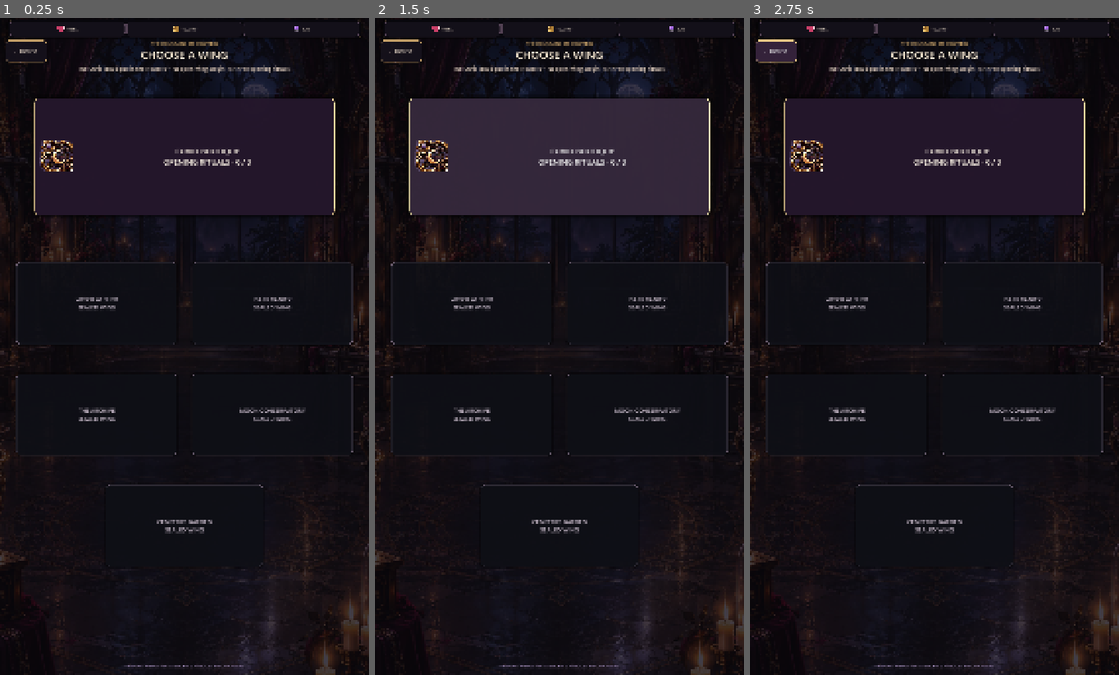
Above: before the commit, frames 1-3 (left to right).
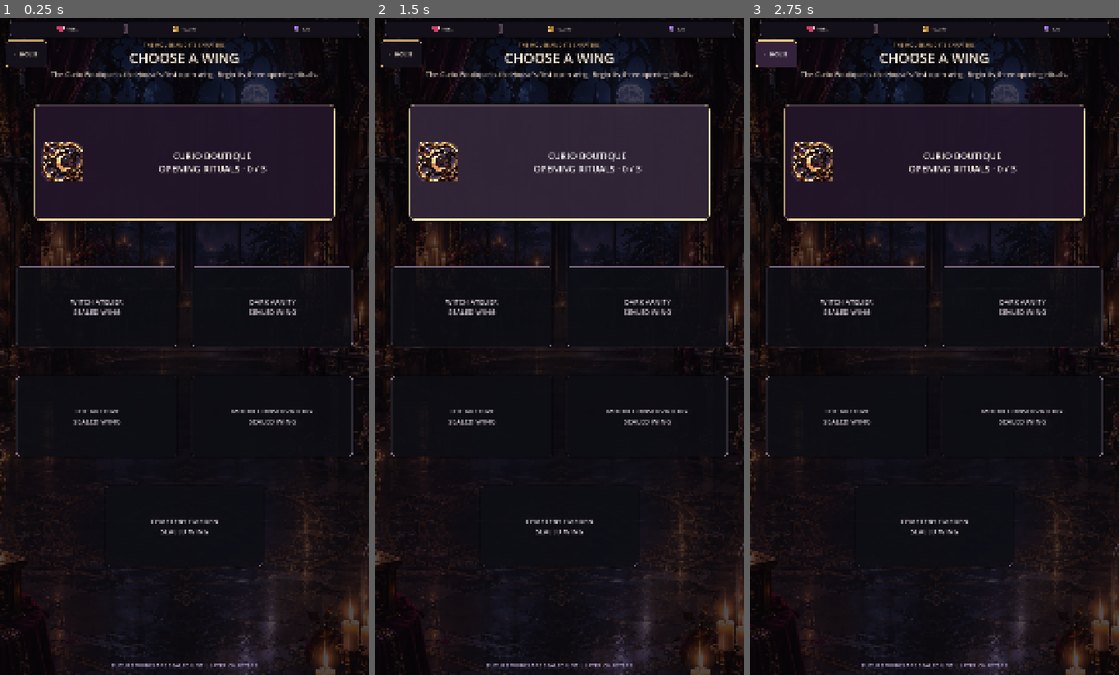
Above: after the commit, the same moments.

Repository: Jay-prodesign/akilta-match3
Game: Godot game, scene res://src/ui/map/chapter_select.tscn
Same seed, same stepped clock (60 frames per second), same inputs: the game is played once before the commit and once after it. This scene is started directly instead of the project's main scene.
Inputs:
- Up to frame 1 (0.25 s): no input
- Up to frame 2 (1.5 s): click "‹ HOUSE" at 0.5 s; click "CURIO BOUTIQUE OPENING RITUAL…" at 1.25 s
- Up to frame 3 (2.75 s): click "‹ HOUSE" at 2 s

The runs differ from the first frame. In frame 1, 5.4% of the frame differs, in the area x 1-96%, y 3-99%; in frame 2, 5.8%; in frame 3, 5.5%.

Commit message:
Raise S02 chapter hierarchy and phone readability

Diff:
--- a/src/ui/map/chapter_select.gd
+++ b/src/ui/map/chapter_select.gd
@@ -45,7 +45,7 @@
 	world_art.texture = ScreenArt.texture("chapters_bg_curio_house")
 	world_art.expand_mode = TextureRect.EXPAND_IGNORE_SIZE
 	world_art.stretch_mode = TextureRect.STRETCH_KEEP_ASPECT_COVERED
-	world_art.modulate = Color(0.88, 0.84, 0.96, 0.90)
+	world_art.modulate = Color(0.96, 0.92, 1.0, 0.98)
 	add_child(world_art)
 	move_child(world_art, 0)
 
@@ -54,7 +54,7 @@
 	veil.set_anchors_and_offsets_preset(Control.PRESET_FULL_RECT)
 	veil.mouse_filter = Control.MOUSE_FILTER_IGNORE
 	veil.z_index = 0
-	veil.color = Color(0.025, 0.02, 0.05, 0.24)
+	veil.color = Color(0.025, 0.02, 0.05, 0.16)
 	add_child(veil)
 
 	_resource_bar = TopResourceBar.attach(self, progress)
@@ -94,7 +94,7 @@
 	var eyebrow := Label.new()
 	eyebrow.text = "THE HOUSE AND ITS CHAPTERS"
 	eyebrow.horizontal_alignment = HORIZONTAL_ALIGNMENT_CENTER
-	eyebrow.add_theme_font_size_override("font_size", 13)
+	eyebrow.add_theme_font_size_override("font_size", 16)
 	eyebrow.add_theme_color_override("font_color", Color("#D5AD70"))
 	eyebrow.add_theme_color_override("font_outline_color", Color("#080710", 0.92))
 	eyebrow.add_theme_constant_override("outline_size", 3)
@@ -103,7 +103,7 @@
 	var title := Label.new()
 	title.text = "CHOOSE A WING"
 	title.horizontal_alignment = HORIZONTAL_ALIGNMENT_CENTER
-	title.add_theme_font_size_override("font_size", 32)
+	title.add_theme_font_size_override("font_size", 40)
 	title.add_theme_color_override("font_color", Color("#FFF0D8"))
 	title.add_theme_color_override("font_outline_color", Color("#080710", 0.94))
 	title.add_theme_constant_override("outline_size", 4)
@@ -117,7 +117,7 @@
 	detail.name = "ChapterSummary"
 	detail.horizontal_alignment = HORIZONTAL_ALIGNMENT_CENTER
 	detail.autowrap_mode = TextServer.AUTOWRAP_WORD_SMART
-	detail.add_theme_font_size_override("font_size", 16)
+	detail.add_theme_font_size_override("font_size", 20)
 	detail.add_theme_color_override("font_color", Color("#F0DCCB"))
 	detail.add_theme_color_override("font_outline_color", Color("#080710", 0.86))
 	detail.add_theme_constant_override("outline_size", 2)
@@ -144,10 +144,10 @@
 		button.custom_minimum_size = Vector2.ZERO
 		button.expand_icon = true
 		button.icon_alignment = HORIZONTAL_ALIGNMENT_LEFT
-		button.add_theme_font_size_override("font_size", 20 if id == "curio_boutique" else 17)
+		button.add_theme_font_size_override("font_size", 27 if id == "curio_boutique" else 21)
 		if id == "curio_boutique":
 			button.icon = PieceAssetLoader.ornament("res://assets/curios/ch01_curio_moon_cameo_awakened_v01.svg")
-			button.add_theme_constant_override("icon_max_width", 122)
+			button.add_theme_constant_override("icon_max_width", 156)
 			button.pressed.connect(func(): chapter_requested.emit("curio_boutique"))
 		else:
 			button.disabled = true
@@ -165,7 +165,7 @@
 	lock_reason.name = "LockReason"
 	lock_reason.horizontal_alignment = HORIZONTAL_ALIGNMENT_CENTER
 	lock_reason.autowrap_mode = TextServer.AUTOWRAP_WORD_SMART
-	lock_reason.add_theme_font_size_override("font_size", 14)
+	lock_reason.add_theme_font_size_override("font_size", 17)
 	lock_reason.add_theme_color_override("font_color", Color("#BFA5D8"))
 	lock_reason.add_theme_color_override("font_outline_color", Color("#080710", 0.82))
 	lock_reason.add_theme_constant_override("outline_size", 2)
@@ -230,19 +230,19 @@
 			button.position = Vector2(grid.size.x * float(button.get_meta("map_x")), grid.size.y * float(button.get_meta("map_y")))
 			button.size = Vector2(grid.size.x * float(button.get_meta("map_w")), grid.size.y * float(button.get_meta("map_h")))
 			var current := String(button.get_meta("chapter_id", "")) == "curio_boutique"
-			button.add_theme_font_size_override("font_size", 22 if current else 17)
-			button.add_theme_constant_override("icon_max_width", 126 if current else 0)
+			button.add_theme_font_size_override("font_size", 27 if current else 21)
+			button.add_theme_constant_override("icon_max_width", 156 if current else 0)
 
 func _apply_current_style(button: Button, state: String) -> void:
 	button.disabled = false
 	button.add_theme_color_override("font_color", Color("#FFF7E9"))
 	var box := StyleBoxFlat.new()
-	box.bg_color = Color("#25172C", 0.94)
+	box.bg_color = Color("#25172C", 0.86)
 	box.border_color = Color("#F2D49A", 0.98)
 	if state == "current_partial":
-		box.bg_color = Color("#30203A", 0.96)
+		box.bg_color = Color("#30203A", 0.88)
 	elif state == "current_complete":
-		box.bg_color = Color("#1B2227", 0.96)
+		box.bg_color = Color("#1B2227", 0.88)
 		box.border_color = Color("#E4C67F")
 	box.set_border_width_all(2)
 	box.set_corner_radius_all(14)
@@ -257,10 +257,10 @@
 	button.add_theme_stylebox_override("focus", hover)
 
 func _apply_locked_style(button: Button) -> void:
-	button.add_theme_color_override("font_disabled_color", Color("#C9BCCB"))
+	button.add_theme_color_override("font_disabled_color", Color("#E1D4E2"))
 	var box := StyleBoxFlat.new()
-	box.bg_color = Color("#0F1017", 0.86)
-	box.border_color = Color("#756779", 0.58)
+	box.bg_color = Color("#0F1017", 0.72)
+	box.border_color = Color("#A68CAB", 0.48)
 	box.set_border_width_all(1)
 	box.set_corner_radius_all(12)
 	box.shadow_color = Color(0, 0, 0, 0.42)
